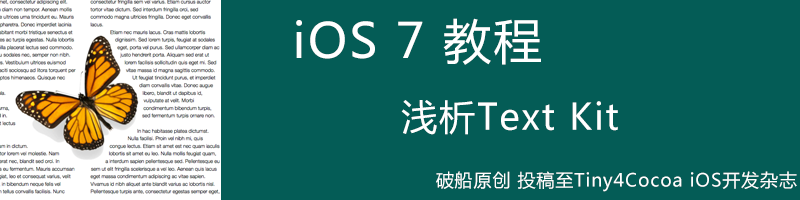
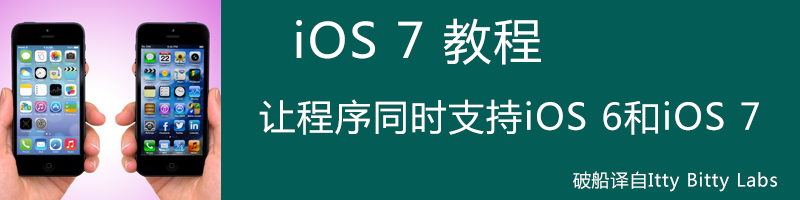
Before/after of a 800px x 200px layered artwork. What changed in the layer stack:
added group "iOS 7 教程:让程序同时支持iOS 6和iOS 7" with 6 layers above "iOS 7 教程:浅析Text Kit" over box(0, 0, 797, 200)
added group "0" (1st of 7, in "iOS 7 教程:让程序同时支持iOS 6和iOS 7") with 5 layers in group "iOS 7 教程:让程序同时支持iOS 6和iOS 7" over box(0, 0, 797, 200)
added layer "图层 6" in group "0" over box(0, 0, 221, 200)
added layer "破船原创" (1st of 2, in "iOS 7 教程:让程序同时支持iOS 6和iOS 7" › "0") in group "0" over box(573, 171, 777, 192)
added layer "定制iOS 7中的导航栏和状态栏" (1st of 3, in "iOS 7 教程:让程序同时支持iOS 6和iOS 7" › "0") in group "0" over box(259, 99, 759, 135)
added layer "图层 0" (1st of 13, in "iOS 7 教程:让程序同时支持iOS 6和iOS 7" › "0") in group "0" over box(0, 0, 797, 200)
hid group "iOS 7 教程:浅析Text Kit" (8 layers) over box(0, 0, 797, 200)
